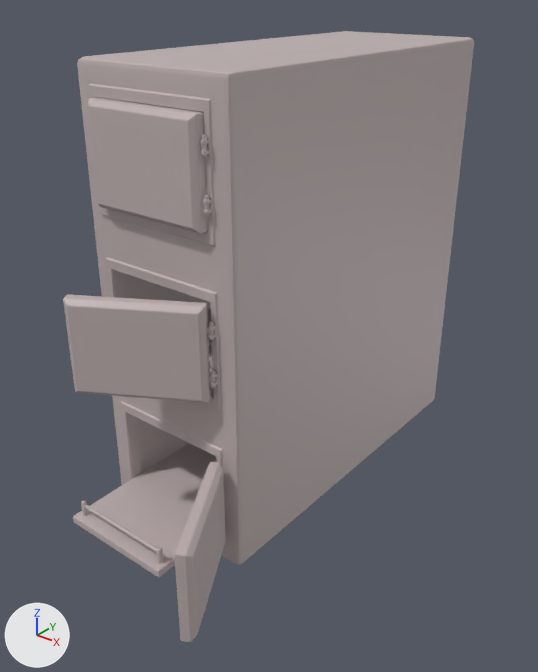
The FBX model RAW/AssetsRosa/SM_CorpseLockerOpen2_01.fbx: old version first, new version second.
Before and after are seen from a 50 mm lens placed at (2.3, -3.1, 2.63), pointed at (0.13, -0.38, 0.95). The lights are fixed; the arrows at lower left show +X, +Y and +Z. The older version comes first. Where no turn or scale is listed for an object, it has been applied to the vertices.

In view in the first picture: 'CasierCadavre_01', 'LitCasierCadavre_02', 'LitCasierCadavre_03', 'PorteCasierCadavre_01', 'PorteCasierCadavre_02', 'PorteCasierCadavre_03'.
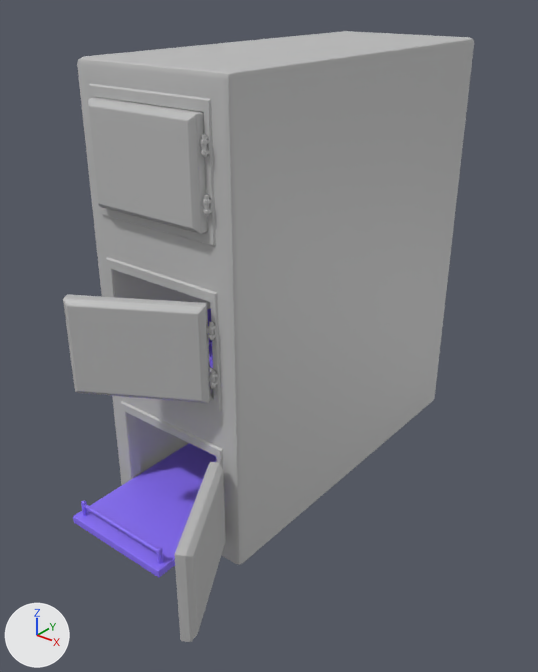
The change in detail:
Material 'lambert2' (mat_lambert2) is new.
Its base color is (0.263, 0.167, 1.0) (blue #8c72ff).
me_mesh_002 has 268 vertices, 252 faces and spans x -0.31..0.31, y -0.81..0.81, z -0.06..0.06.
me_mesh_002 no longer uses material mat_standardsurface1 (light grey #c0b2b2).
me_mesh_002 gains material mat_lambert2 (blue #8c72ff).
me_mesh has 268 vertices, 252 faces and spans x -0.31..0.31, y -0.81..0.81, z -0.06..0.06.
me_mesh no longer uses material mat_standardsurface1 (light grey #c0b2b2).
me_mesh gains material mat_lambert2 (blue #8c72ff).

Changed parts and their boxes (x1, y1, x2, y2) in the pictures (538 x 672 px):
'LitCasierCadavre_03', recoloured (light grey to blue)
    both: (73, 443, 216, 578)
'LitCasierCadavre_02', recoloured
    both: (207, 308, 213, 368)
